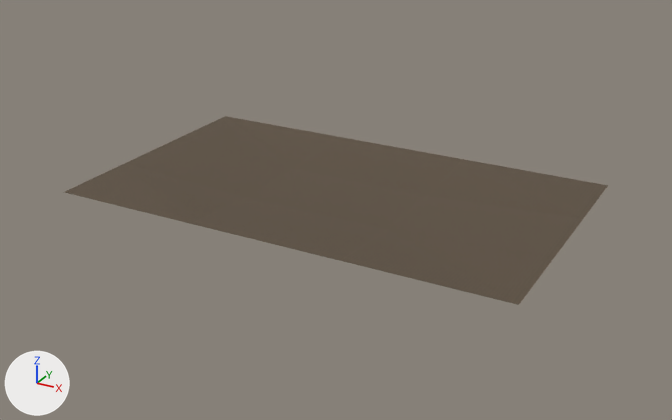
The OBJ model Assets/ProjectOEN/ProductionArt/Meshes/environment_set_dressing/en-016_camp_mat_groundsheet__wet.obj: old version first, new version second.
Both versions are drawn from a 50 mm lens placed at (1.192, -2.181, 1.042), pointed at (0.008, -0.028, -0.034). Lighting does not change. The marker at lower left points along +X, +Y and +Z. The picture after the commit comes second. Where no turn or scale is listed for an object, it has been applied to the vertices. Vertices at exactly the same position are counted once.

Names of what the first picture shows: 'en-016_camp_mat_groundsheet__wet'.
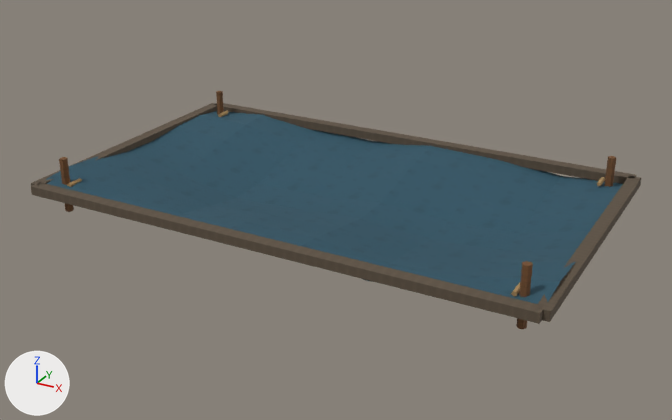
The change, as a list of edits to the scene's bpy script:
```text
Add img_wood_albedo_png:
    img_wood_albedo_png = load_image('wood_albedo.png', '../../Materials/Textures/wood_albedo.png', 1024, 1024, 'sRGB')
Add img_tarp_albedo_png:
    img_tarp_albedo_png = load_image('tarp_albedo.png', '../../Materials/Textures/tarp_albedo.png', 1024, 1024, 'sRGB')
Add img_rope_albedo_png:
    img_rope_albedo_png = load_image('rope_albedo.png', '../../Materials/Textures/rope_albedo.png', 1024, 1024, 'sRGB')
Add mat_wood:
    mat_wood = principled_material('Wood')
    mat_wood.texture = img_wood_albedo_png
    mat_wood.roughness = 0.89
Add mat_tarp:
    mat_tarp = principled_material('Tarp')
    mat_tarp.texture = img_tarp_albedo_png
    mat_tarp.roughness = 0.89
Add mat_rope:
    mat_rope = principled_material('Rope')
    mat_rope.texture = img_rope_albedo_png
    mat_rope.roughness = 0.89
Change me_en_016_camp_mat_groundsheet__wet:
    used by ob_en_016_camp_mat_groundsheet__wet; location = (0.0, 0.0, 0.0)
    remove me_en_016_camp_mat_groundsheet__wet.from_pydata(...)  # 16 vertices, 18 faces; spans x -0.675..0.675, y -0.4..0.4, z -0.004..0.02
    add me_en_016_camp_mat_groundsheet__wet.from_pydata(...)  # 200 vertices, 322 faces; spans x -0.757..0.757, y -0.458..0.458, z -0.051..0.115
    me_en_016_camp_mat_groundsheet__wet part 1: the whole mesh is rebuilt
    add me_en_016_camp_mat_groundsheet__wet.materials.append(mat_tarp)  # picture img_tarp_albedo_png
    add me_en_016_camp_mat_groundsheet__wet.materials.append(mat_wood)  # picture img_wood_albedo_png
    add me_en_016_camp_mat_groundsheet__wet.materials.append(mat_rope)  # picture img_rope_albedo_png
```

Where the change shows, as pixel boxes (x1, y1, x2, y2) in the pictures (672 x 420 px):
'en-016_camp_mat_groundsheet__wet', reshaped (12% wider, 26% taller): before (65, 116, 608, 305); after (31, 91, 641, 330)
